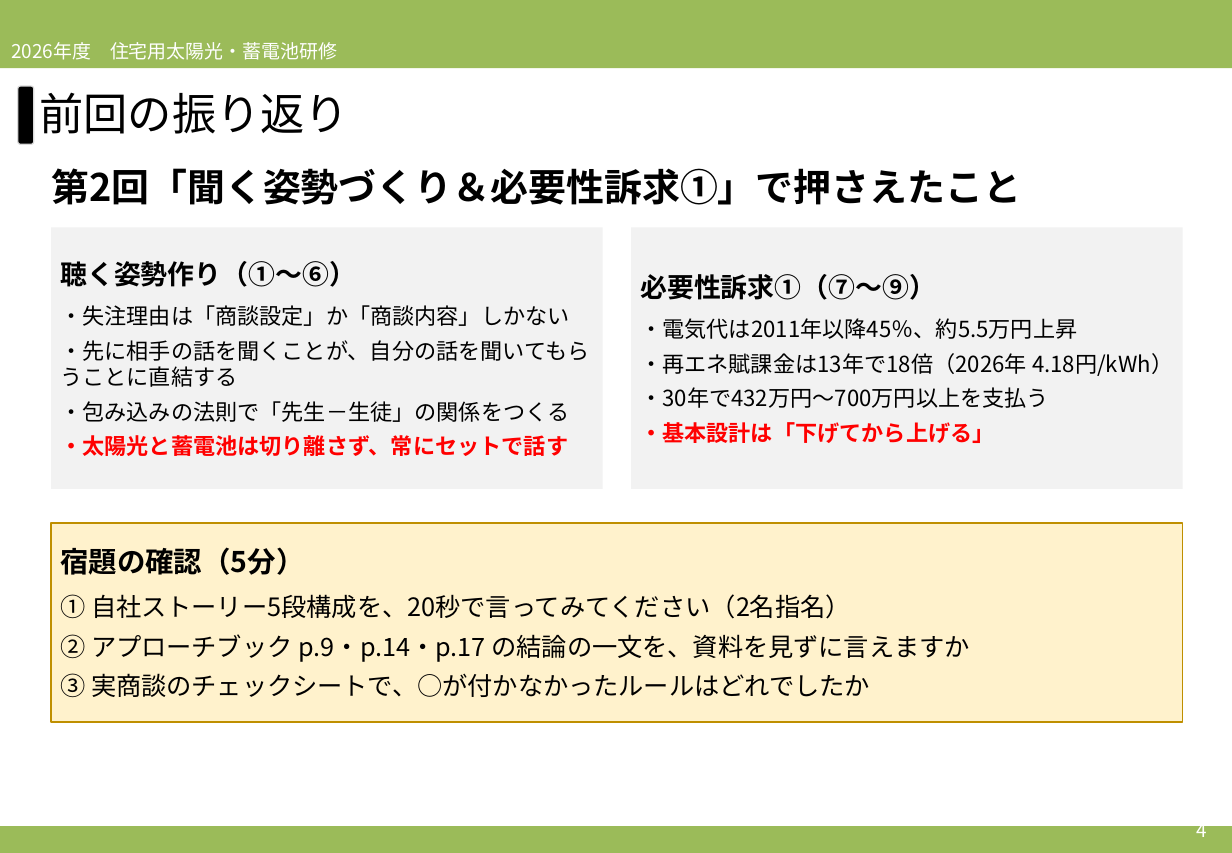
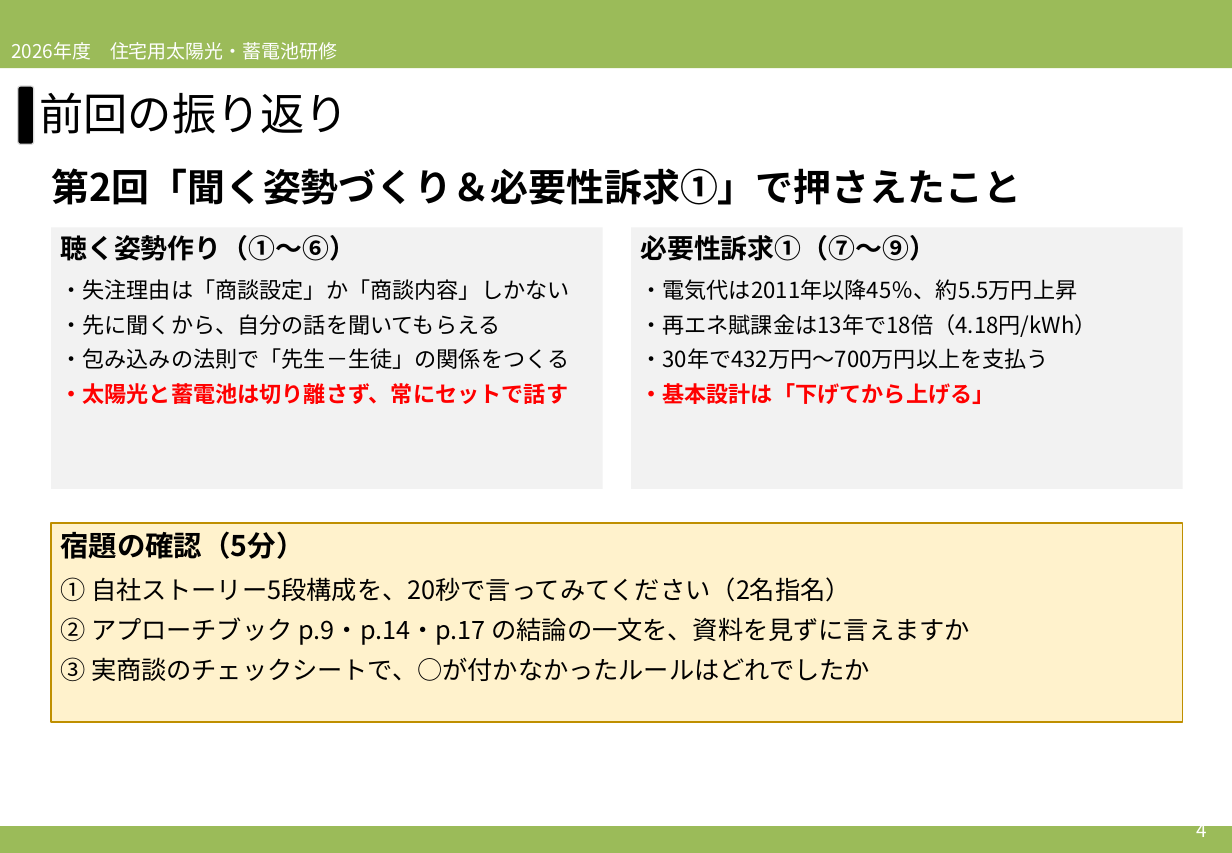
Before and after one commit to soshiro-iki-sys/-, a slide deck: slide 4 of slides/2026営業研修_第3回_必要性訴求②＆ロープレ.pptx. Drawn at 1232x853 pixels with LibreOffice and Linux fonts; fonts in the diff are those of the drawing. Boxes give left, top, right and bottom in pixels: in the first picture for what was removed or moved away, otherwise in the second. Text is boxed around its words. In the diff, an @@ line names an element or a change of style, - is before the commit and + after.

```diff
--- a/slides/2026営業研修_第3回_必要性訴求②＆ロープレ.pptx
+++ b/slides/2026営業研修_第3回_必要性訴求②＆ロープレ.pptx
@@ vertical alignment middle to top in 3 elements at [51, 523, 1183, 722], [631, 228, 1183, 489], [51, 228, 603, 489] @@
@@ text in rectangle at [60, 314, 501, 335]: text changed @@
-・先に相手の話を聞くことが、自分の話を聞いてもらうことに直結する
+・先に聞くから、自分の話を聞いてもらえる
@@ text in rectangle at [640, 314, 1097, 337]: text changed @@
-・再エネ賦課金は13年で18倍（2026年 4.18円/kWh）
+・再エネ賦課金は13年で18倍（4.18円/kWh）
```
Also in this commit, not shown: 29 other slides changed, 7 other files.
